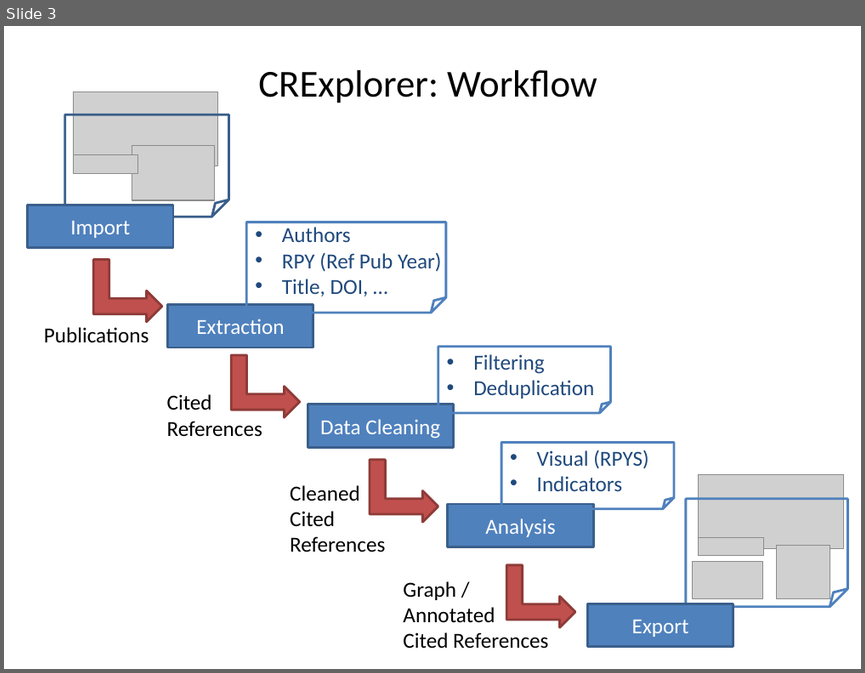
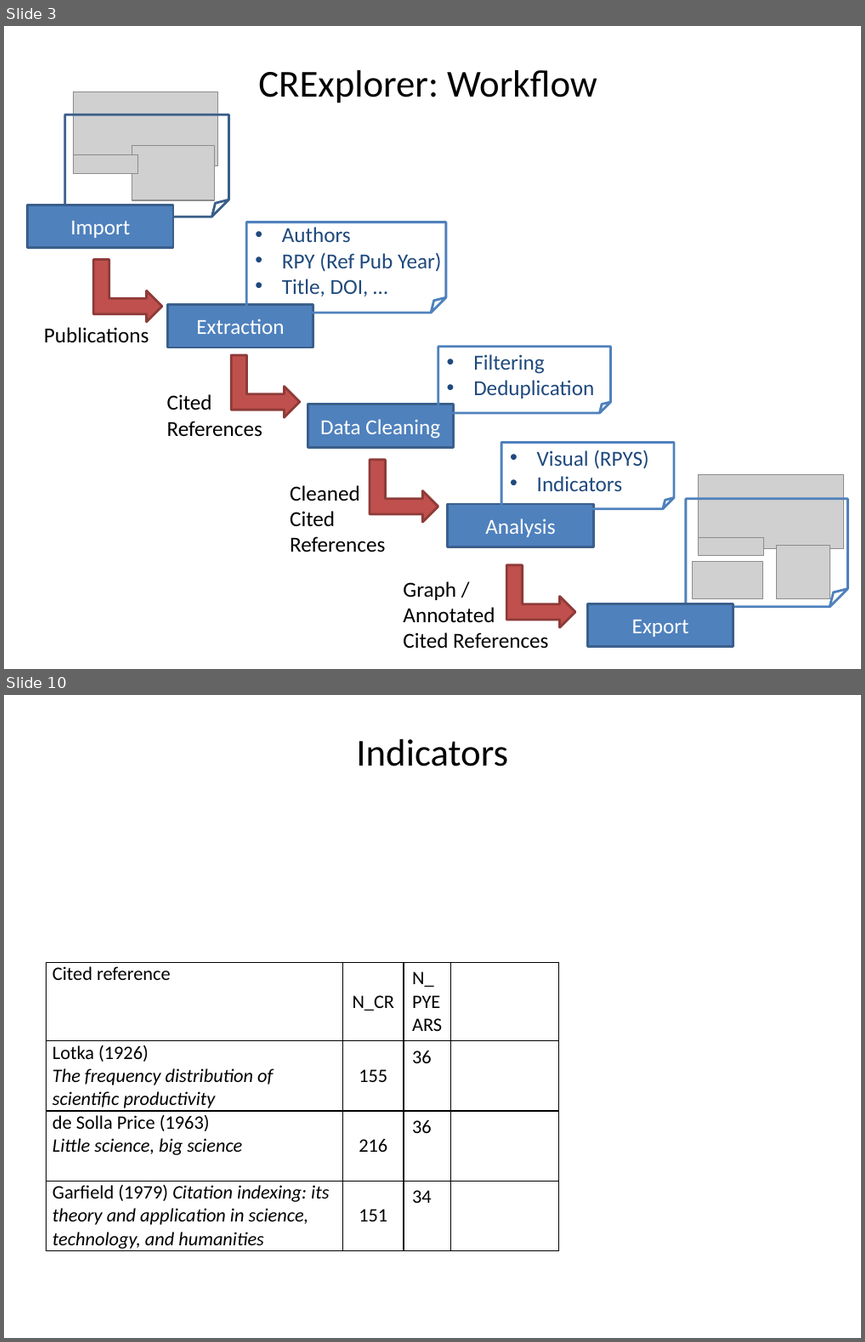
Before and after one commit to andreas-thor/cre, a slide deck: docs/slides/cre_overview.pptx. Shown one above the other, each under a label of ours: slide 3 before the commit, slides 3 and 10 after it; the slides between them are not shown. The pictures are 865x673 and 865x1342 pixels, drawn with LibreOffice and Linux fonts; fonts in the diff are those of the drawing; grey boxes stand for pictures. Boxes give left, top, right and bottom in pixels: in the first picture for what was removed or moved away, otherwise in the second. Text is boxed around its words. In the diff, an @@ line names an element or a change of style, - is before the commit and + after.

```diff
--- a/docs/slides/cre_overview.pptx
+++ b/docs/slides/cre_overview.pptx
@@ slide 10 added at <box>4,695,861,1338</box>, background #FFFFFF @@
@@ title added at <box>356,739,508,766</box>, 32 pt, text #000000 @@
+Indicators
@@ table added at <box>46,962,558,1252</box>, 4 rows, 4 columns @@
+Cited reference | N_CR | N_PYEARS | 
+Lotka (1926) The frequency distribution of scientific productivity | 155 | 36 | 
+de Solla Price (1963) Little science, big science | 216 | 36 | 
+Garfield (1979) Citation indexing: its theory and application in science, technology, and humanities | 151 | 34 | 
```
Also in this commit, not shown: 4 slides changed, 4 other slides added, 2 other files.
